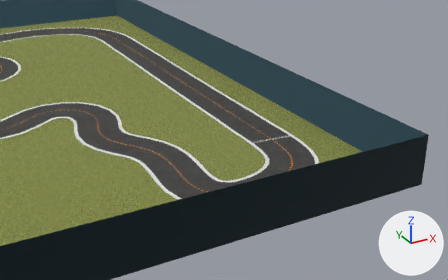
The COLLADA model bundle/meshes/2022_august_pro_cw/2022_august_pro_cw.dae, before and after one commit.
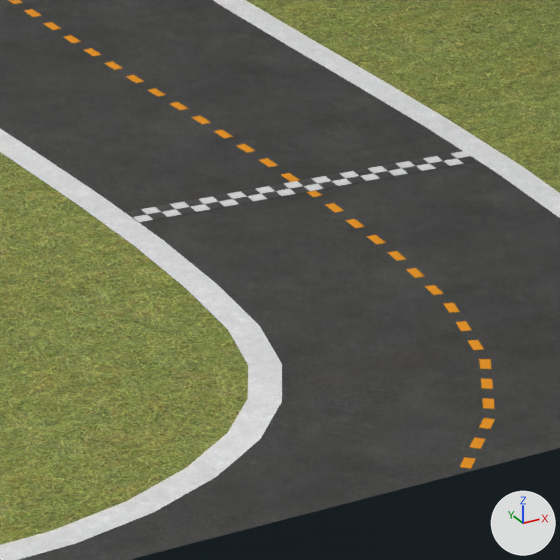
Old and new are each drawn from a camera (50 mm lens) standing at (0.39, -15.38, 5.38) and looking at (6.29, -4.63, 0.01) and again close up on the part from 53% to 67% of the width and 42% to 65% of the height. The axes (+X, +Y, +Z) are drawn at lower right. The lights are the same throughout.

The older version as bpy lines, for what is in view:
```python
me_olshape_mesh = bpy.data.meshes.new('olShape-mesh')
me_olshape_mesh.from_pydata(...)  # 424 vertices, 424 faces; spans x -6.77..6.77, y -6.43..6.44, z 0.0
me_olshape_mesh.materials.append(mat_ol_materialref)  # picture img_outerline_png
me_plane = bpy.data.meshes.new('Plane')
me_plane.from_pydata(...)  # 12 vertices, 6 faces; spans x -0.363..0.363, y -0.329..0.329, z 0.0
me_plane.materials.append(mat_startline)  # picture img_startline_png
me_wallshape_mesh = bpy.data.meshes.new('wallShape-mesh')
me_wallshape_mesh.from_pydata(...)  # 8 vertices, 8 faces; spans x -8.5..8.5, y -8.2..8.2, z 0.0..1.0
me_wallshape_mesh.materials.append(mat_wall_materialref)  # picture img_wall_png
ob_ol = bpy.data.objects.new('ol', me_olshape_mesh)
ob_ol.location = (0.0, 0.0, 0.0)
ob_startline = bpy.data.objects.new('StartLine', me_plane)
ob_startline.location = (7.22, -5.08, 0.003)
ob_startline.rotation_euler = (0.0, 0.0, 0.638)  # degrees (0, 0, 37)
ob_wall = bpy.data.objects.new('wall', me_wallshape_mesh)
ob_wall.location = (0.0, 0.0, 0.0)
# also in view: 'cl' at (0.0, 0.0, 0.0); 'il' at (0.0, 0.01, 0.0); 'field' at (0.0, 0.0, 0.0); 'road' at (0.0, 0.01, 0.0)
```
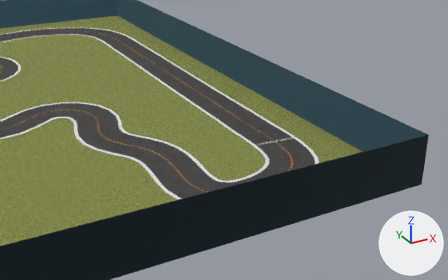
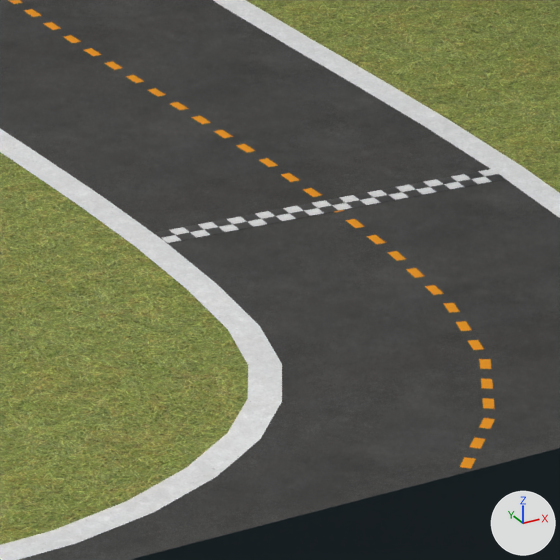
The edits, one by one:
Object 'StartLine' (ob_startline) moves from (7.22, -5.08, 0.003) to (7.217, -5.209, 0.003).
Object 'StartLine' (ob_startline) turns from (0, 0, 37) to (0, 0, 37) degrees about x, y and z.

What differs and where, as boxes [x1, y1, x2, y2] in the close-ups (560 x 560 px):
'StartLine', moved, turned
    before: [127, 151, 477, 222]
    after: [155, 169, 505, 243]
